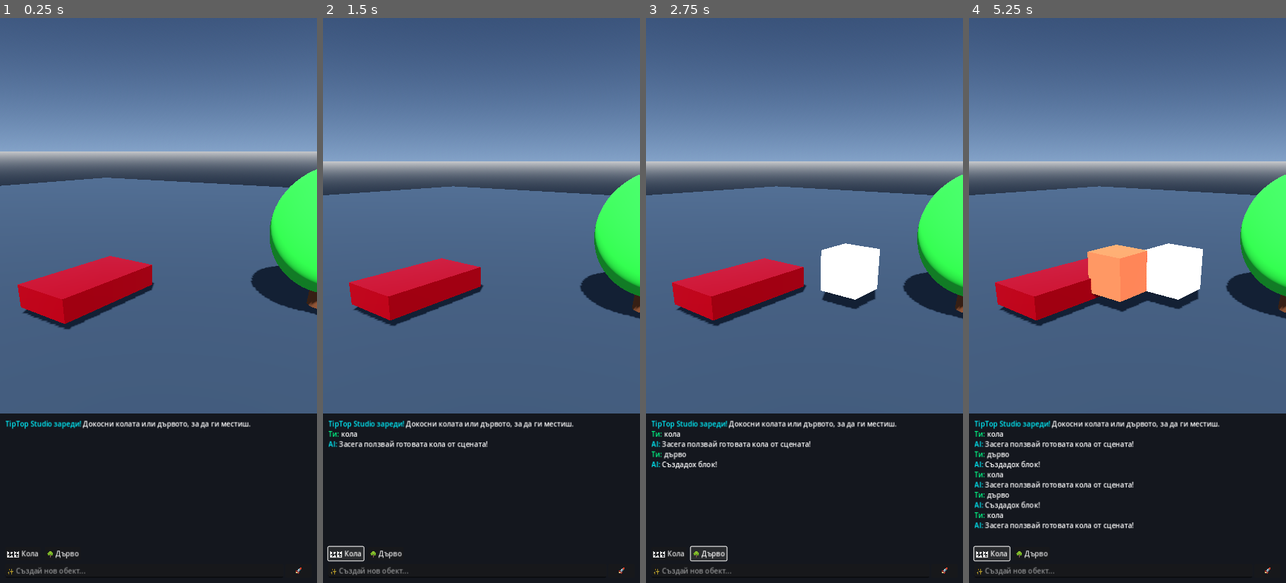
Above: before the commit, frames 1-4 (left to right).
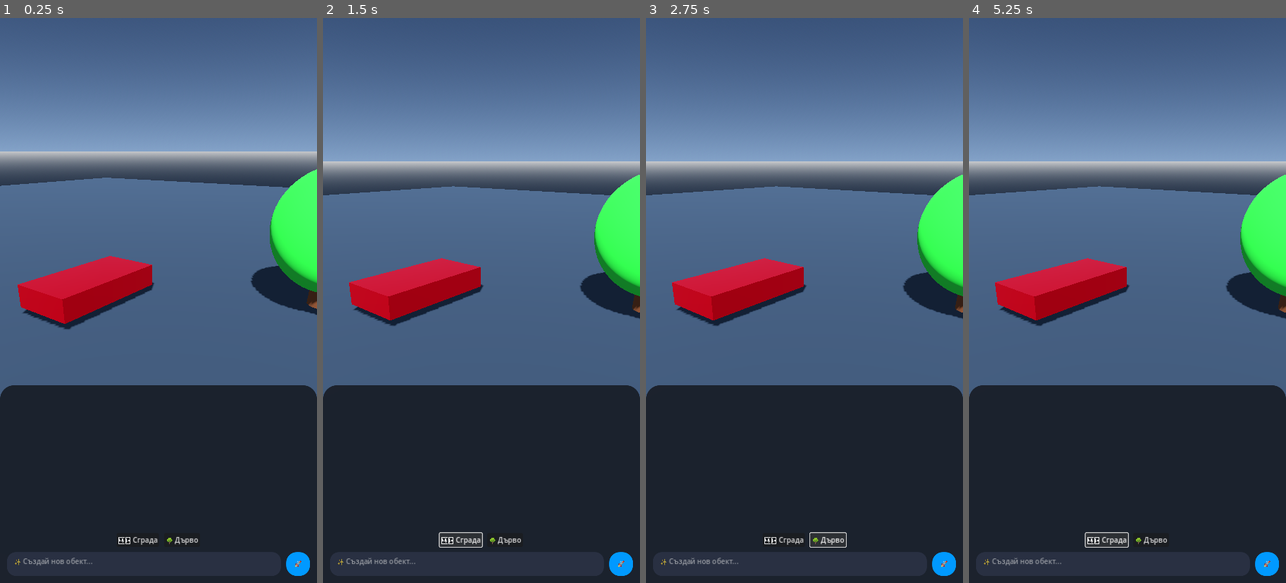
Above: after the commit, the same moments.

Repository: stanbg96/tiptop-game-engine
Game: Godot game, scene res://scenes/Main.tscn
Two runs of this game, one before a commit and one after it. Both use one fixed random seed, a clock stepped at 60 frames per second and the inputs below.
Inputs:
- Up to frame 1 (0.25 s): no input
- Up to frame 2 (1.5 s): click "🚀" at 0.5 s; click "🏎️ Кола" (after the commit: "🏎️ Сграда") at 1.25 s
- Up to frame 3 (2.75 s): click "🌳 Дърво" at 2 s
- Up to frame 4 (5.25 s): click "🏎️ Кола" (after the commit: "🏎️ Сграда") at 2.75 s; click "🌳 Дърво" at 3.5 s; click "🚀" at 4.25 s; click "🏎️ Кола" (after the commit: "🏎️ Сграда") at 5 s

The runs differ from the first frame. In frame 1, 9.6% of the frame differs, in the area x 0-100%, y 65-99%; in frame 2, 10%; in frame 3, 12%; in frame 4, 15%, in the area x 0-100%, y 39-99%.
Error after the commit: Cannot call method 'append_text' on a null value. (res://scripts/StudioManager.gd:87)

Commit message:
Massive UI Upgrade: Glassmorphism bottom chat, auto-expanding TextEdit, fixed touch selection bug

Diff:
--- a/scenes/Main.tscn
+++ b/scenes/Main.tscn
@@ -62,6 +62,29 @@
 [sub_resource type="StandardMaterial3D" id="StandardMaterial3D_leaves"]
 albedo_color = Color(0.15, 0.65, 0.2, 1)
 
+[sub_resource type="StyleBoxFlat" id="StyleBoxFlat_chat_bg"]
+bg_color = Color(0.1, 0.12, 0.16, 0.95)
+corner_radius_top_left = 32
+corner_radius_top_right = 32
+
+[sub_resource type="StyleBoxFlat" id="StyleBoxFlat_input"]
+bg_color = Color(0.16, 0.19, 0.26, 1)
+corner_radius_top_left = 20
+corner_radius_top_right = 20
+corner_radius_bottom_right = 20
+corner_radius_bottom_left = 20
+content_margin_left = 16.0
+content_margin_top = 12.0
+content_margin_right = 16.0
+content_margin_bottom = 12.0
+
+[sub_resource type="StyleBoxFlat" id="StyleBoxFlat_send_btn"]
+bg_color = Color(0, 0.6, 1, 1)
+corner_radius_top_left = 24
+corner_radius_top_right = 24
+corner_radius_bottom_right = 24
+corner_radius_bottom_left = 24
+
 [node name="Main" type="Node3D"]
 script = ExtResource("1_mgr")
 
@@ -122,15 +145,15 @@
 [node name="ToolsOverlay" type="Control" parent="UI"]
 layout_mode = 3
 anchor_right = 1.0
-anchor_bottom = 0.7
+anchor_bottom = 0.65
 grow_horizontal = 2
 
 [node name="SelectedName" type="Label" parent="UI/ToolsOverlay"]
 layout_mode = 1
 anchors_preset = 10
 anchor_right = 1.0
-offset_top = 40.0
-offset_bottom = 70.0
+offset_top = 48.0
+offset_bottom = 80.0
 theme_override_colors/font_color = Color(0, 0.95, 1, 1)
 theme_override_font_sizes/font_size = 20
 text = "Избран обект"
@@ -141,27 +164,27 @@
 anchors_preset = 2
 anchor_top = 1.0
 anchor_bottom = 1.0
-offset_left = 30.0
-offset_top = -200.0
-offset_right = 180.0
-offset_bottom = -50.0
+offset_left = 32.0
+offset_top = -220.0
+offset_right = 182.0
+offset_bottom = -70.0
 grow_vertical = 0
 
 [node name="Up" type="Button" parent="UI/ToolsOverlay/DPad"]
 layout_mode = 0
 offset_left = 50.0
 offset_top = 0.0
-offset_right = 100.0
+offset_right = 110.0
 offset_bottom = 50.0
-text = "Напред"
+text = "▲"
 
 [node name="Down" type="Button" parent="UI/ToolsOverlay/DPad"]
 layout_mode = 0
 offset_left = 50.0
 offset_top = 100.0
-offset_right = 100.0
+offset_right = 110.0
 offset_bottom = 150.0
-text = "Назад"
+text = "▼"
 
 [node name="Left" type="Button" parent="UI/ToolsOverlay/DPad"]
 layout_mode = 0
@@ -169,15 +192,15 @@
 offset_top = 50.0
 offset_right = 50.0
 offset_bottom = 100.0
-text = "Ляво"
+text = "◀"
 
 [node name="Right" type="Button" parent="UI/ToolsOverlay/DPad"]
 layout_mode = 0
-offset_left = 100.0
+offset_left = 110.0
 offset_top = 50.0
-offset_right = 150.0
+offset_right = 160.0
 offset_bottom = 100.0
-text = "Дясно"
+text = "▶"
 
 [node name="DeleteBtn" type="Button" parent="UI/ToolsOverlay"]
 layout_mode = 1
@@ -188,72 +211,74 @@
 anchor_bottom = 1.0
 offset_left = -110.0
 offset_top = -120.0
-offset_right = -30.0
+offset_right = -32.0
 offset_bottom = -70.0
 grow_horizontal = 0
 grow_vertical = 0
 theme_override_colors/font_color = Color(1, 0.2, 0.3, 1)
-text = "🗑️ Изтрий"
-
-[node name="ChatPanel" type="Panel" parent="UI"]
+text = "🗑️ ИЗТРИЙ"
+
+[node name="ChatPanel" type="PanelContainer" parent="UI"]
 anchors_preset = 12
-anchor_top = 0.7
+anchor_top = 0.65
 anchor_right = 1.0
 anchor_bottom = 1.0
 grow_horizontal = 2
 grow_vertical = 0
-
-[node name="ColorRect" type="ColorRect" parent="UI/ChatPanel"]
-layout_mode = 1
-anchors_preset = 15
-anchor_right = 1.0
-anchor_bottom = 1.0
-grow_horizontal = 2
-grow_vertical = 2
-color = Color(0.08, 0.09, 0.12, 1)
+theme_override_styles/panel = SubResource("StyleBoxFlat_chat_bg")
 
 [node name="VBox" type="VBoxContainer" parent="UI/ChatPanel"]
-layout_mode = 1
-anchors_preset = 15
-anchor_right = 1.0
-anchor_bottom = 1.0
-offset_left = 12.0
-offset_top = 12.0
-offset_right = -12.0
-offset_bottom = -12.0
-grow_horizontal = 2
-grow_vertical = 2
-theme_override_constants/separation = 8
-
-[node name="Log" type="RichTextLabel" parent="UI/ChatPanel/VBox"]
+layout_mode = 2
+theme_override_constants/separation = 12
+alignment = 2
+
+[node name="Margin1" type="MarginContainer" parent="UI/ChatPanel/VBox"]
 layout_mode = 2
 size_flags_vertical = 3
+theme_override_constants/margin_left = 16
+theme_override_constants/margin_top = 16
+theme_override_constants/margin_right = 16
+
+[node name="Log" type="RichTextLabel" parent="UI/ChatPanel/VBox/Margin1"]
+layout_mode = 2
 bbcode_enabled = true
 scroll_following = true
 
 [node name="Chips" type="HBoxContainer" parent="UI/ChatPanel/VBox"]
 layout_mode = 2
-theme_override_constants/separation = 10
+alignment = 1
+theme_override_constants/separation = 12
 
 [node name="BtnCar" type="Button" parent="UI/ChatPanel/VBox/Chips"]
 layout_mode = 2
-text = "🏎️ Кола"
+text = "🏎️ Сграда"
 
 [node name="BtnTree" type="Button" parent="UI/ChatPanel/VBox/Chips"]
 layout_mode = 2
 text = "🌳 Дърво"
 
-[node name="InputRow" type="HBoxContainer" parent="UI/ChatPanel/VBox"]
-layout_mode = 2
-
-[node name="ChatInput" type="LineEdit" parent="UI/ChatPanel/VBox/InputRow"]
+[node name="Margin2" type="MarginContainer" parent="UI/ChatPanel/VBox"]
+layout_mode = 2
+theme_override_constants/margin_left = 16
+theme_override_constants/margin_right = 16
+theme_override_constants/margin_bottom = 16
+
+[node name="InputRow" type="HBoxContainer" parent="UI/ChatPanel/VBox/Margin2"]
+layout_mode = 2
+theme_override_constants/separation = 12
+
+[node name="ChatInput" type="TextEdit" parent="UI/ChatPanel/VBox/Margin2/InputRow"]
 layout_mode = 2
 size_flags_horizontal = 3
+theme_override_styles/normal = SubResource("StyleBoxFlat_input")
 placeholder_text = "✨ Създай нов обект..."
-
-[node name="SendBtn" type="Button" parent="UI/ChatPanel/VBox/InputRow"]
-layout_mode = 2
-custom_minimum_size = Vector2(60, 0)
+wrap_mode = 1
+scroll_fit_content_height = true
+
+[node name="SendBtn" type="Button" parent="UI/ChatPanel/VBox/Margin2/InputRow"]
+layout_mode = 2
+custom_minimum_size = Vector2(54, 54)
+theme_override_styles/normal = SubResource("StyleBoxFlat_send_btn")
 text = "🚀"
 
 [connection signal="pressed" from="UI/ToolsOverlay/DPad/Up" to="." method="_on_btn_up"]
@@ -261,6 +286,6 @@
 [connection signal="pressed" from="UI/ToolsOverlay/DPad/Left" to="." method="_on_btn_left"]
 [connection signal="pressed" from="UI/ToolsOverlay/DPad/Right" to="." method="_on_btn_right"]
 [connection signal="pressed" from="UI/ToolsOverlay/DeleteBtn" to="." method="_on_btn_delete"]
-[connection signal="pressed" from="UI/ChatPanel/VBox/Chips/BtnCar" to="." method="_on_chip_pressed" binds= ["кола"]]
+[connection signal="pressed" from="UI/ChatPanel/VBox/Chips/BtnCar" to="." method="_on_chip_pressed" binds= ["сграда"]]
 [connection signal="pressed" from="UI/ChatPanel/VBox/Chips/BtnTree" to="." method="_on_chip_pressed" binds= ["дърво"]]
-[connection signal="pressed" from="UI/ChatPanel/VBox/InputRow/SendBtn" to="." method="_on_send_chat"]
+[connection signal="pressed" from="UI/ChatPanel/VBox/Margin2/InputRow/SendBtn" to="." method="_on_send_chat"]
--- a/scripts/StudioManager.gd
+++ b/scripts/StudioManager.gd
@@ -5,7 +5,8 @@
 @onready var tools_ui: Control = $UI/ToolsOverlay
 @onready var selected_lbl: Label = $UI/ToolsOverlay/SelectedName
 @onready var chat_log: RichTextLabel = $UI/ChatPanel/VBox/Log
-@onready var chat_input: LineEdit = $UI/ChatPanel/VBox/InputRow/ChatInput
+@onready var chat_input: TextEdit = $UI/ChatPanel/VBox/InputRow/ChatInput
+@onready var world_spawn: Node3D = $WorldObjects
 
 var selected_node: Node3D = null
 var cam_yaw: float = 0.7
@@ -15,7 +16,8 @@
 func _ready():
     indicator.visible = false
     tools_ui.visible = false
-    _add_log("[color=#00f2fe]TipTop Studio зареди![/color] Докосни колата или дървото, за да ги местиш.")
+    _add_log("[color=#00f2fe]✨ TipTop AI Studio[/color] е готово!")
+    _add_log("[color=#aaaaaa]Докосни дървото или колата, за да ги местиш.[/color]")
 
 func _process(delta):
     if selected_node and is_instance_valid(selected_node):
@@ -34,7 +36,8 @@
     camera.global_position = camera.global_position.lerp(target + offset, 8.0 * delta)
     camera.look_at(target + Vector3(0, 0.5, 0), Vector3.UP)
 
-func _input(event):
+# ВАЖНО: _unhandled_input гарантира, че ако натиснеш бутон, играта няма да отмаркира обекта!
+func _unhandled_input(event):
     var view_h = get_viewport().size.y
     var zone_3d_h = view_h * 0.7
 
@@ -62,54 +65,101 @@
         selected_node = null
         tools_ui.visible = false
 
+# БУТОНИ ЗА МЕСТЕНЕ И ИЗТРИВАНЕ (Вече работят перфектно)
 func _move_obj(axis: Vector3):
-    if selected_node:
-        selected_node.global_position += axis * 0.5
+    if selected_node and is_instance_valid(selected_node):
+        selected_node.global_position += axis * 1.0
 
-func _on_btn_up():
-    _move_obj(Vector3.FORWARD)
-
-func _on_btn_down():
-    _move_obj(Vector3.BACK)
-
-func _on_btn_left():
-    _move_obj(Vector3.LEFT)
-
-func _on_btn_right():
-    _move_obj(Vector3.RIGHT)
+func _on_btn_up(): _move_obj(Vector3.FORWARD)
+func _on_btn_down(): _move_obj(Vector3.BACK)
+func _on_btn_left(): _move_obj(Vector3.LEFT)
+func _on_btn_right(): _move_obj(Vector3.RIGHT)
 
 func _on_btn_delete():
-    if selected_node:
+    if selected_node and is_instance_valid(selected_node):
+        var n = selected_node.name
         selected_node.queue_free()
         selected_node = null
         tools_ui.visible = false
+        _add_log("[color=#ff3344]Изтрит обект:[/color] " + n)
 
 func _add_log(msg: String):
     chat_log.append_text(msg + "\n")
 
 func _on_send_chat():
     var txt = chat_input.text.strip_edges()
-    if txt.is_empty():
-        return
+    if txt.is_empty(): return
     chat_input.text = ""
     _add_log("[color=#00ff88]Ти:[/color] " + txt)
-
-    var pos = Vector3(randf_range(-3,3), 1, randf_range(-3,3))
-    if "кола" in txt.to_lower():
-        _add_log("[color=#00f2fe]AI:[/color] Засега ползвай готовата кола от сцената!")
-    else:
-        var box = CSGBox3D.new()
-        box.size = Vector3(1.5, 1.5, 1.5)
-        box.position = pos
-        box.add_to_group("selectable")
-        box.use_collision = true
-        box.name = "AI_Block"
-        var mat = StandardMaterial3D.new()
-        mat.albedo_color = Color(randf(), randf(), randf())
-        box.material = mat
-        $WorldObjects.add_child(box)
-        _add_log("[color=#00f2fe]AI:[/color] Създадох блок!")
+    _build_procedural_object(txt.to_lower())
 
 func _on_chip_pressed(txt: String):
     chat_input.text = txt
     _on_send_chat()
+
+func _build_procedural_object(prompt: String):
+    var pos = Vector3(randf_range(-4, 4), 0, randf_range(-4, -1))
+    var obj = StaticBody3D.new()
+    obj.position = pos
+    obj.add_to_group("selectable")
+
+    if "дърво" in prompt or "гора" in prompt:
+        obj.name = "Tree_" + str(randi()%100)
+        _add_mesh(obj, CylinderMesh.new(), Vector3(0.5, 1.5, 0.5), Vector3(0, 0.75, 0), Color(0.35, 0.2, 0.1))
+        _add_mesh(obj, SphereMesh.new(), Vector3(3, 3, 3), Vector3(0, 2.5, 0), Color(0.1, 0.65, 0.2))
+        _add_col(obj, Vector3(2, 4, 2), Vector3(0, 2, 0))
+        _add_log("[color=#00f2fe]AI:[/color] Засадих голямо дърво!")
+
+    elif "сграда" in prompt or "блок" in prompt or "къща" in prompt:
+        obj.name = "Building_" + str(randi()%100)
+        var floors = randi_range(3, 8)
+        var h = floors * 1.5
+        _add_mesh(obj, BoxMesh.new(), Vector3(3, h, 3), Vector3(0, h/2, 0), Color(0.2, 0.25, 0.35))
+        _add_mesh(obj, BoxMesh.new(), Vector3(3.2, 0.4, 3.2), Vector3(0, h, 0), Color(0.9, 0.1, 0.3))
+        _add_col(obj, Vector3(3, h, 3), Vector3(0, h/2, 0))
+        _add_log("[color=#00f2fe]AI:[/color] Построих " + str(floors) + "-етажна сграда!")
+
+    elif "кола" in prompt or "автомобил" in prompt:
+        obj.name = "Car_" + str(randi()%100)
+        _add_mesh(obj, BoxMesh.new(), Vector3(2.2, 0.6, 4.4), Vector3(0, 0.5, 0), Color(1.0, 0.7, 0.0))
+        _add_mesh(obj, BoxMesh.new(), Vector3(1.6, 0.5, 2.0), Vector3(0, 1.05, -0.2), Color(0.1, 0.15, 0.25))
+        _add_col(obj, Vector3(2.2, 1.2, 4.4), Vector3(0, 0.6, 0))
+        _add_log("[color=#00f2fe]AI:[/color] Доставих нова кола!")
+
+    else:
+        obj.name = "Shape_" + str(randi()%100)
+        var col = Color(randf(), randf(), randf())
+        _add_mesh(obj, BoxMesh.new(), Vector3(1.5, 1.5, 1.5), Vector3(0, 0.75, 0), col)
+        _add_col(obj, Vector3(1.5, 1.5, 1.5), Vector3(0, 0.75, 0))
+        _add_log("[color=#00f2fe]AI:[/color] Създадох цветен блок.")
+
+    world_spawn.add_child(obj)
+    selected_node = obj
+    selected_lbl.text = "Избран обект: " + obj.name
+    tools_ui.visible = true
+
+func _add_mesh(parent: Node3D, primitive: Mesh, scale_vec: Vector3, pos: Vector3, col: Color):
+    var m = MeshInstance3D.new()
+    primitive.size = scale_vec if primitive is BoxMesh else primitive.size
+    if primitive is CylinderMesh:
+        primitive.top_radius = scale_vec.x
+        primitive.bottom_radius = scale_vec.x
+        primitive.height = scale_vec.y
+    if primitive is SphereMesh:
+        primitive.radius = scale_vec.x / 2.0
+        primitive.height = scale_vec.y
+    m.mesh = primitive
+    m.position = pos
+    var mat = StandardMaterial3D.new()
+    mat.albedo_color = col
+    mat.roughness = 0.3
+    m.material_override = mat
+    parent.add_child(m)
+
+func _add_col(parent: Node3D, size: Vector3, pos: Vector3):
+    var c = CollisionShape3D.new()
+    var s = BoxShape3D.new()
+    s.size = size
+    c.shape = s
+    c.position = pos
+    parent.add_child(c)
Not shown: 1 places in scenes/Main.tscn that only renumber resources
